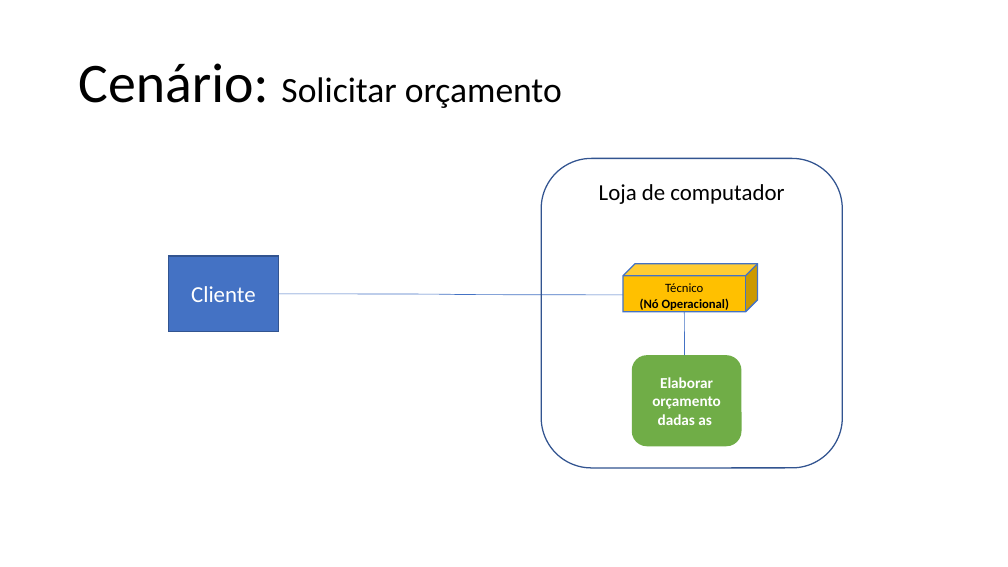
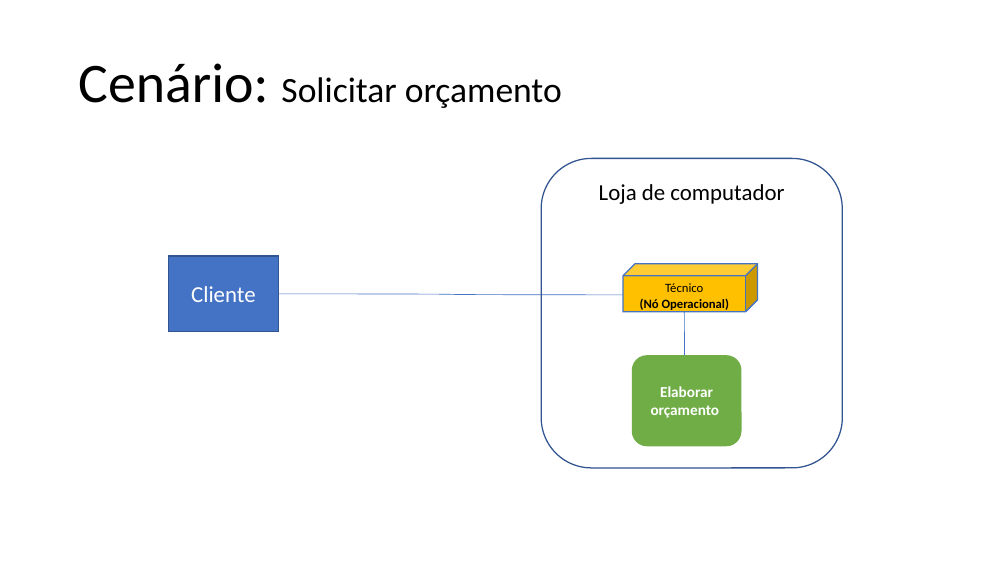
Before and after one commit to lmoraesImpacta/OPE, a slide deck: slide 2 of Artefatos/15-ArquiteturaDeNegocioParaCadaCenario.pptx. Drawn at 1008x567 pixels with LibreOffice and Linux fonts; fonts in the diff are those of the drawing. Boxes give left, top, right and bottom in pixels: in the first picture for what was removed or moved away, otherwise in the second. Text is boxed around its words. In the diff, an @@ line names an element or a change of style, - is before the commit and + after.

Commit message:
correcao do texto slide 2

```diff
--- a/Artefatos/15-ArquiteturaDeNegocioParaCadaCenario.pptx
+++ b/Artefatos/15-ArquiteturaDeNegocioParaCadaCenario.pptx
@@ text in rounded rectangle at (651,386,720,418): text changed @@
-Elaborar orçamento dadas as
+Elaborar orçamento
```
